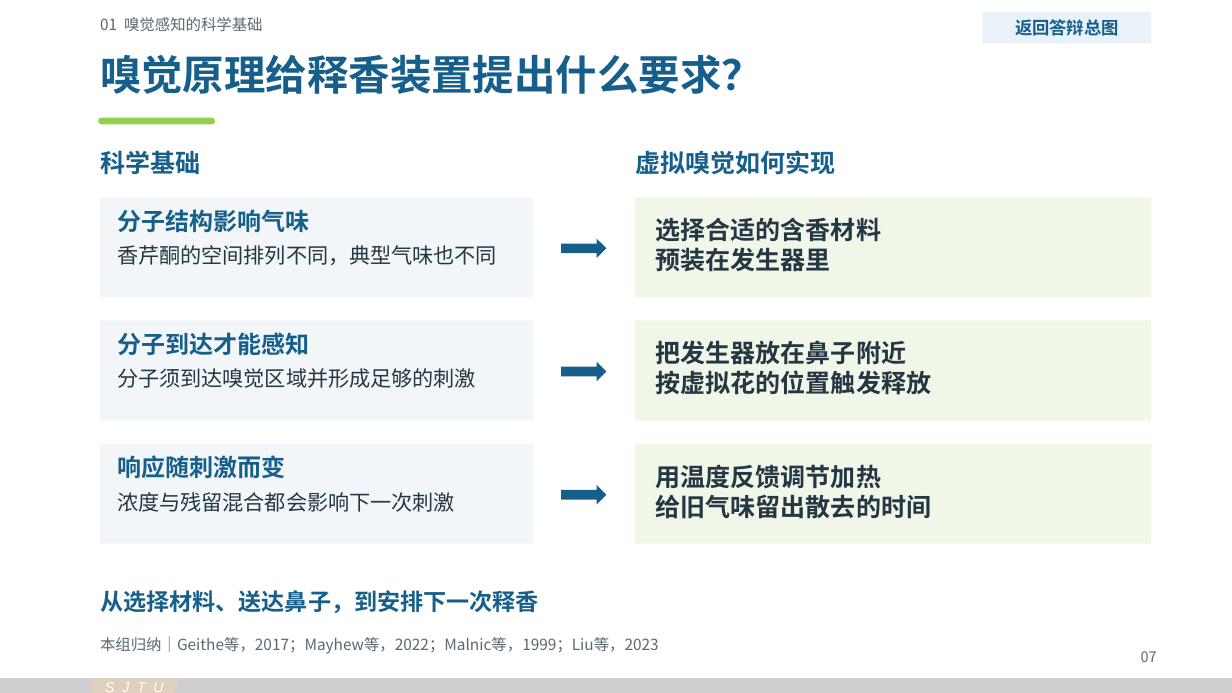
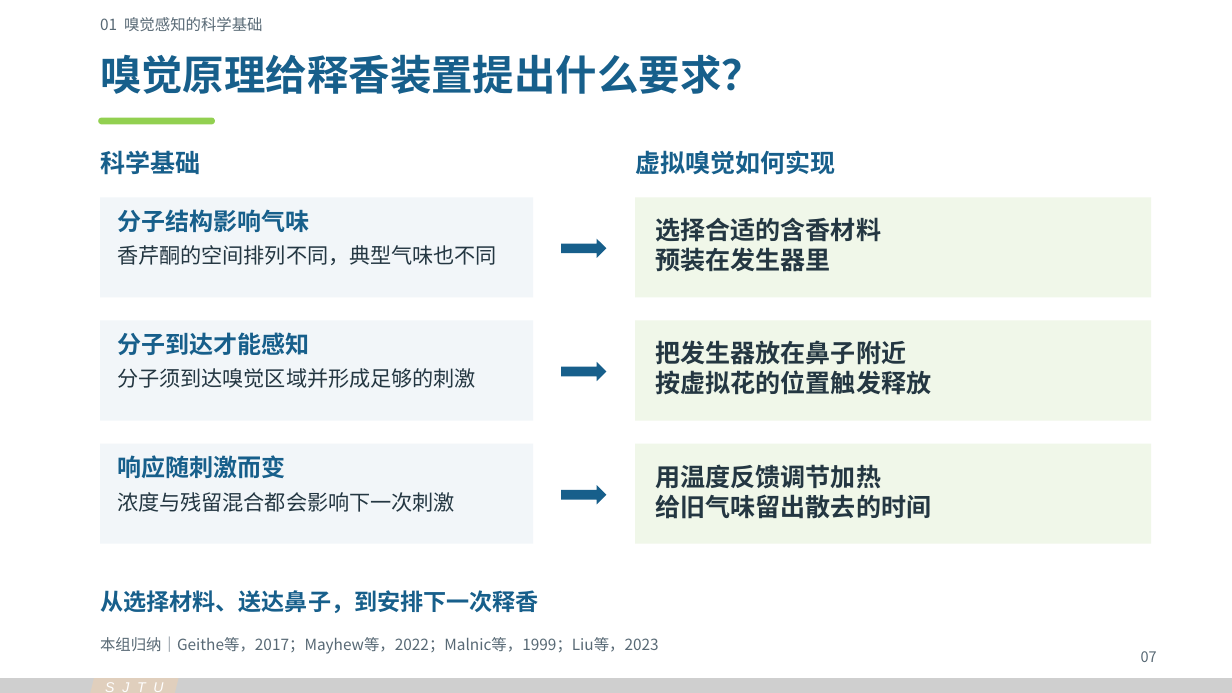
Before and after one commit to Cyh29hao/sjtu-olfaction-vr-2026, a slide deck: slide 7 of release/v3/olfaction-vr-v3.pptx. Drawn at 1232x693 pixels with LibreOffice and Linux fonts; fonts in the diff are those of the drawing. Boxes give left, top, right and bottom in pixels: in the first picture for what was removed or moved away, otherwise in the second. Text is boxed around its words. In the diff, an @@ line names an element or a change of style, - is before the commit and + after.

```diff
--- a/release/v3/olfaction-vr-v3.pptx
+++ b/release/v3/olfaction-vr-v3.pptx
@@ rectangle removed at (983,11,1152,43) @@
-返回答辩总图
```
Also in this commit, not shown: 16 other slides changed, 10 slides added, 6 slides removed, 48 other files.
